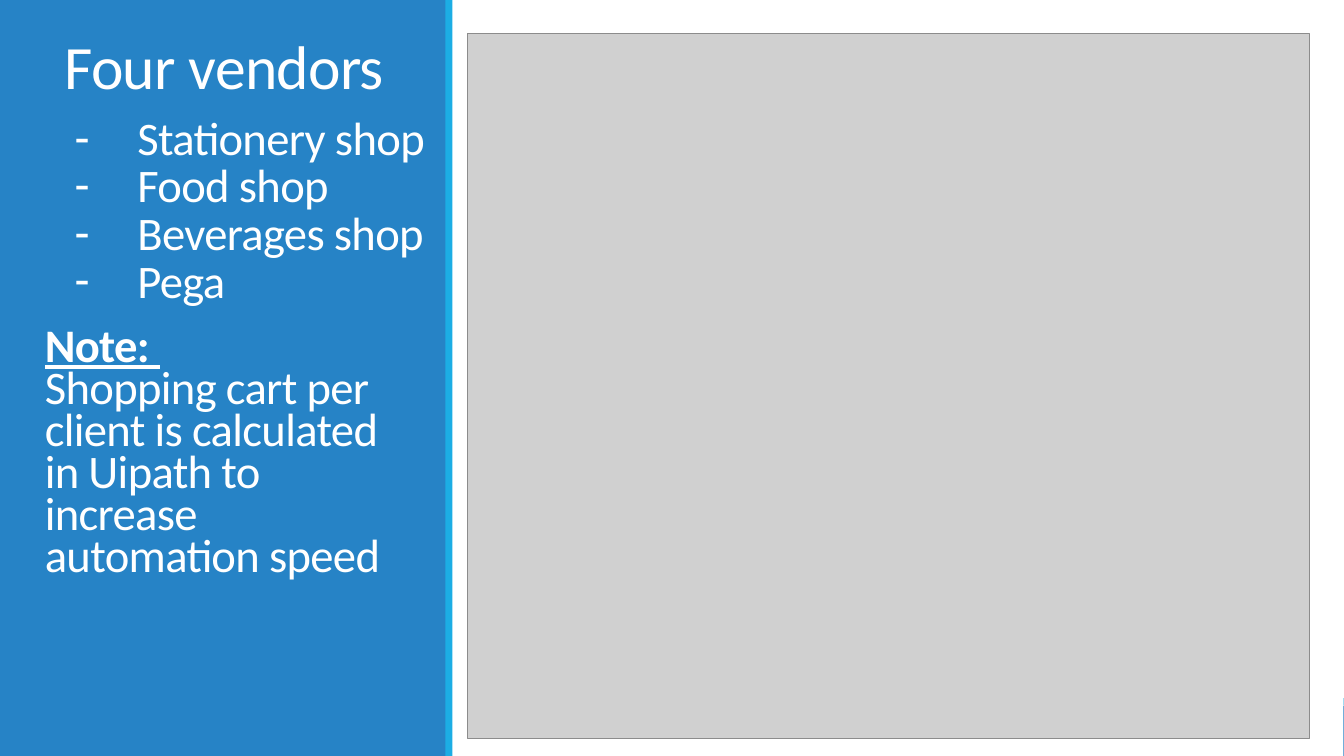
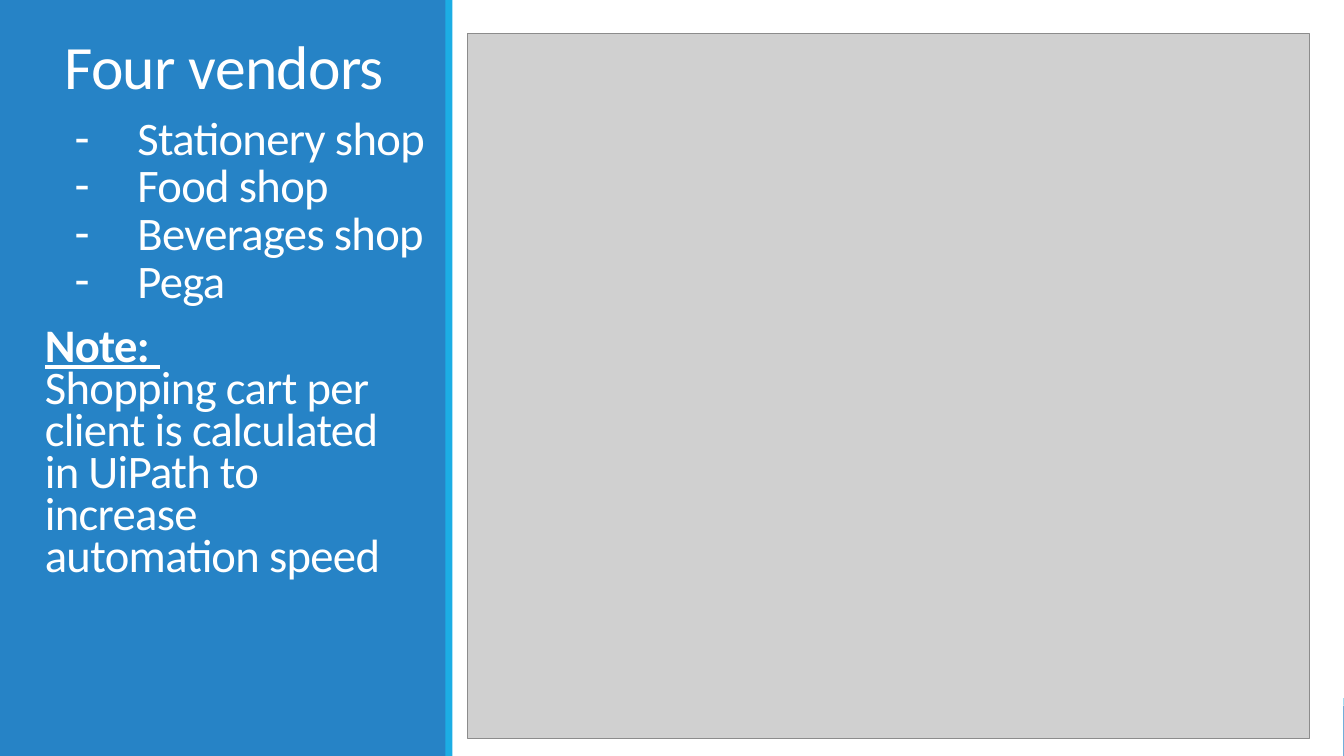
Before and after one commit to 210927-Reston-UiPath/Yu_T-P1-3NF, a slide deck: slide 6 of P1 presentation.pptx. Drawn at 1344x756 pixels with LibreOffice and Linux fonts; fonts in the diff are those of the drawing; grey boxes stand for pictures. Boxes give left, top, right and bottom in pixels: in the first picture for what was removed or moved away, otherwise in the second. Text is boxed around its words. In the diff, an @@ line names an element or a change of style, - is before the commit and + after.

Commit message:
ppt update and test sequence unused

```diff
--- a/P1 presentation.pptx
+++ b/P1 presentation.pptx
@@ text at <box>45,365,380,580</box>: text changed @@
-Shopping cart per client is calculated in Uipath to increase automation speed
+Shopping cart per client is calculated in UiPath to increase automation speed
```
Also in this commit, not shown: 3 other files.
